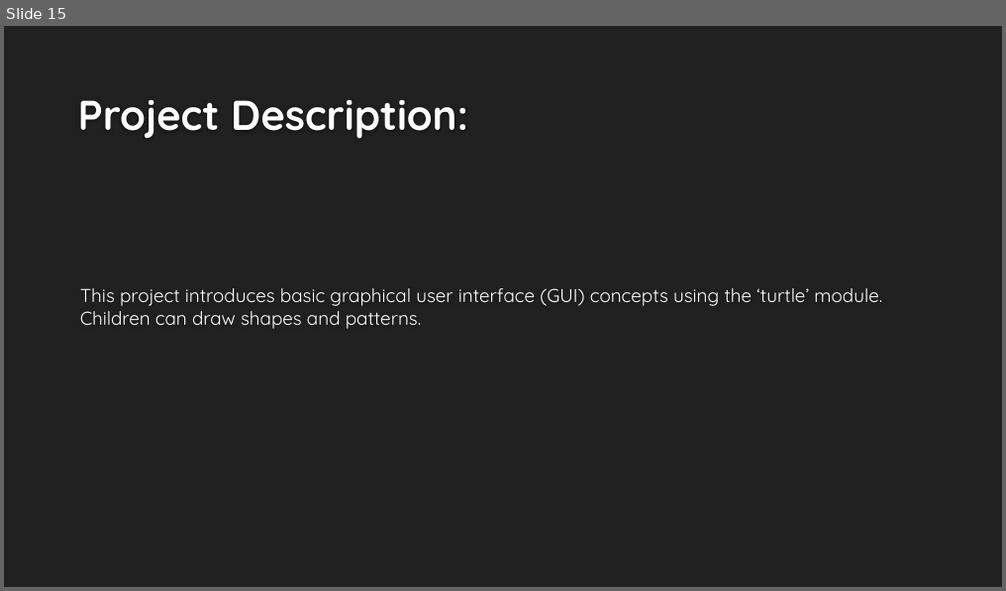
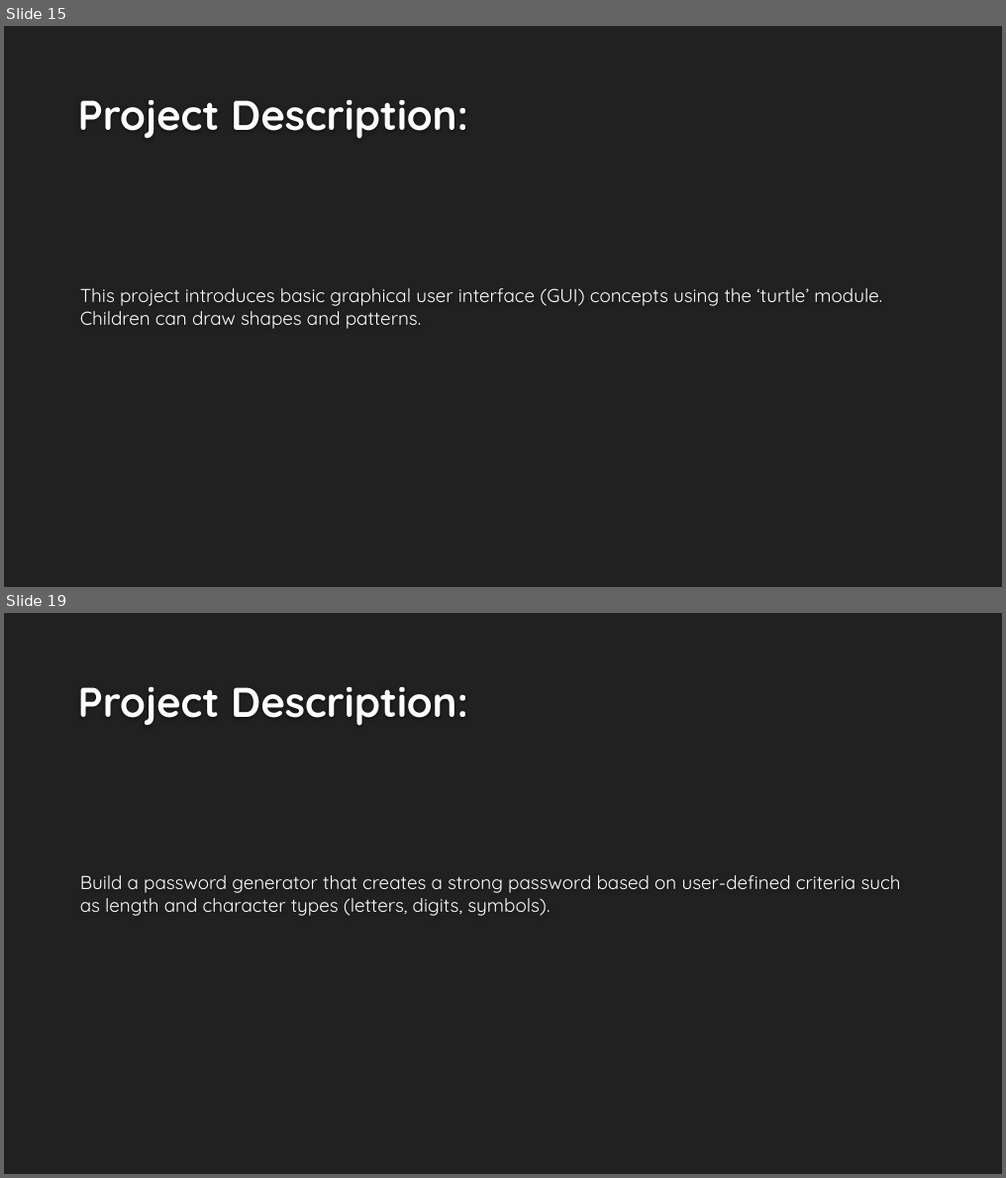
Before and after one commit to Islam-hady9/Programming-Course-using-Python-for-Kids, a slide deck: Lesson 10.pptx. Shown one above the other, each under a label of ours: slide 15 before the commit, slides 15 and 19 after it; the slides between them are not shown. The pictures are 1006x591 and 1006x1178 pixels, drawn with LibreOffice and Linux fonts; fonts in the diff are those of the drawing; background and template pictures are left out. Boxes give left, top, right and bottom in pixels: in the first picture for what was removed or moved away, otherwise in the second. Text is boxed around its words. In the diff, an @@ line names an element or a change of style, - is before the commit and + after.

Commit message:
Add more projects to Lesson 10

```diff
--- a/Lesson 10.pptx
+++ b/Lesson 10.pptx
@@ slide 19 added at <box>4,613,1002,1174</box>, background #212121 @@
@@ title added at <box>78,687,468,726</box>, 40 pt, text #FEFEFE, bold @@
+Project Description:
@@ text added at <box>80,875,901,916</box>, 18 pt, text #FFFFFF @@
+Build a password generator that creates a strong password based on user-defined criteria such as length and character types (letters, digits, symbols).
```
Also in this commit, not shown: 3 slides changed, 8 other slides added, 1 slide removed.
